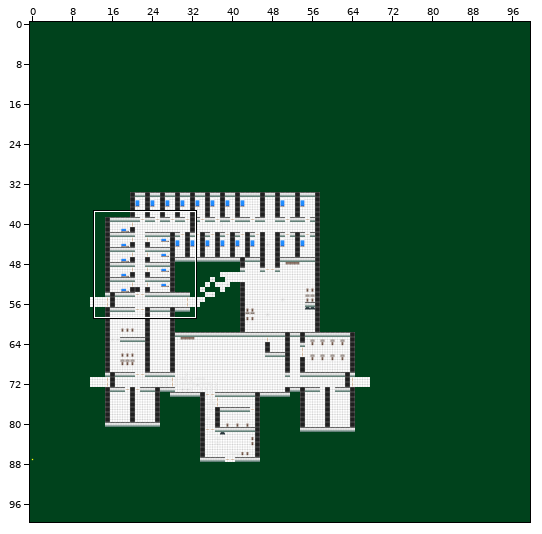
Two versions of a level (Tiled map, ALPHA TEX/world4.tmx). Above: a wide view before the commit, with the close-up outlined.
Close-up. As it was:
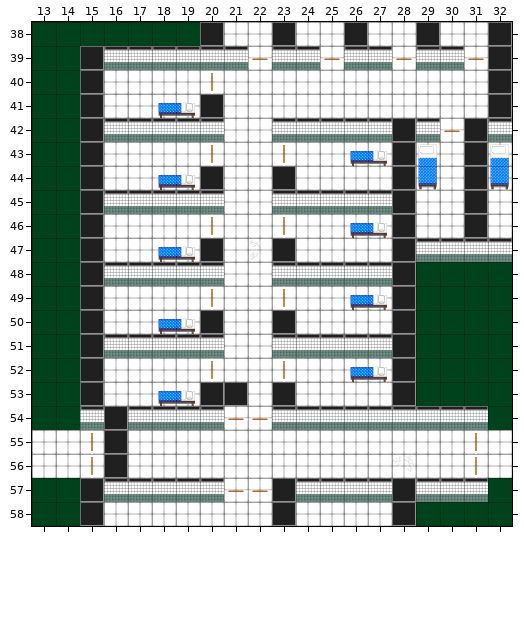
Cells are 64x64 px. Shown: x 13..32, y 38..58. The commit also changed other parts of the map, which this record leaves out.
New version:
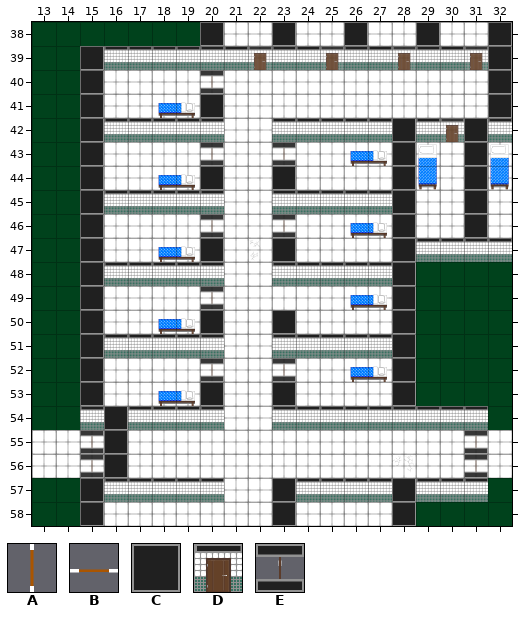
Key: from "alpha_sprite_sheet": A 9, B 10; from "floor_wall_sheet": C 6, D 7, E 9.
_ is an empty cell, . an unchanged one.
Edits made:
--- layer "väggar"
@@ x 21..21 @@
-53 C
+53 _
--- layer "Dörrar"
@@ x 20..31 @@
-39 ..B..B..B..B
-40 A...........
+39 ..D..D..D..D
+40 E...........
@@ x 20..30 @@
-42 ..........B
-43 A..A.......
+42 ..........D
+43 E..E.......
@@ x 20..23 @@
-46 A..A
+46 E..E
@@ x 20..23 @@
-49 A..A
+49 E.._
@@ x 20..23 @@
-52 A..A
+52 E..E
@@ x 15..31 @@
-54 ......BB.........
-55 A...............A
-56 A...............A
-57 ......BB.........
+54 ......__.........
+55 E...............E
+56 E...............E
+57 ......__.........
